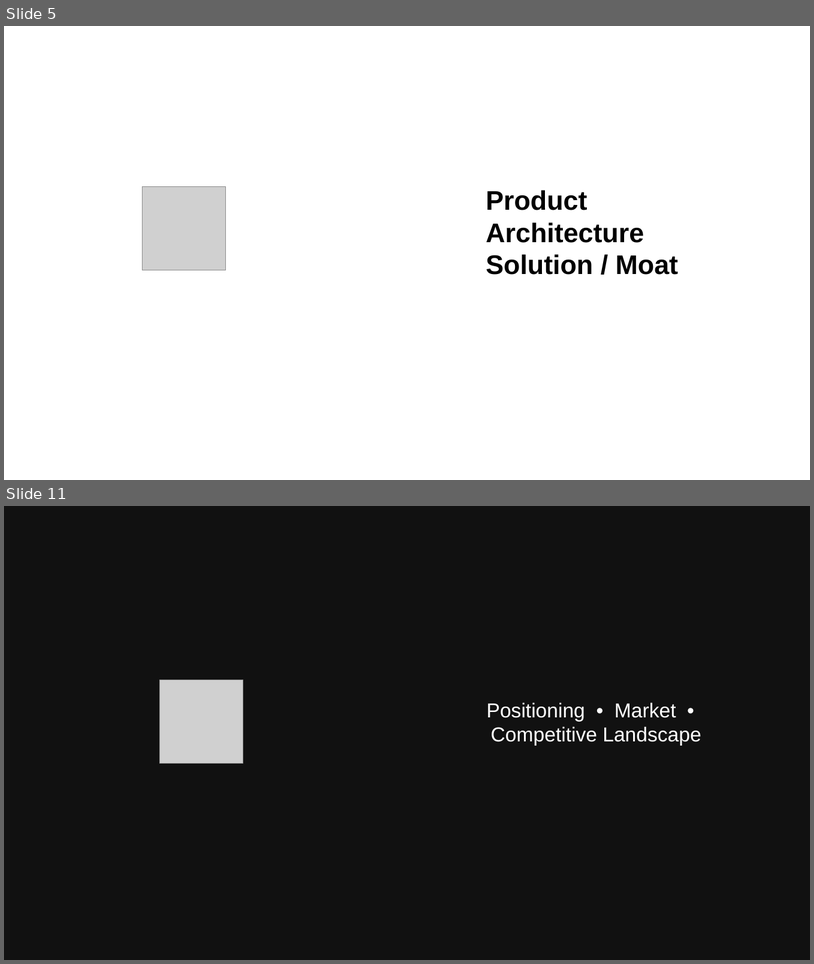
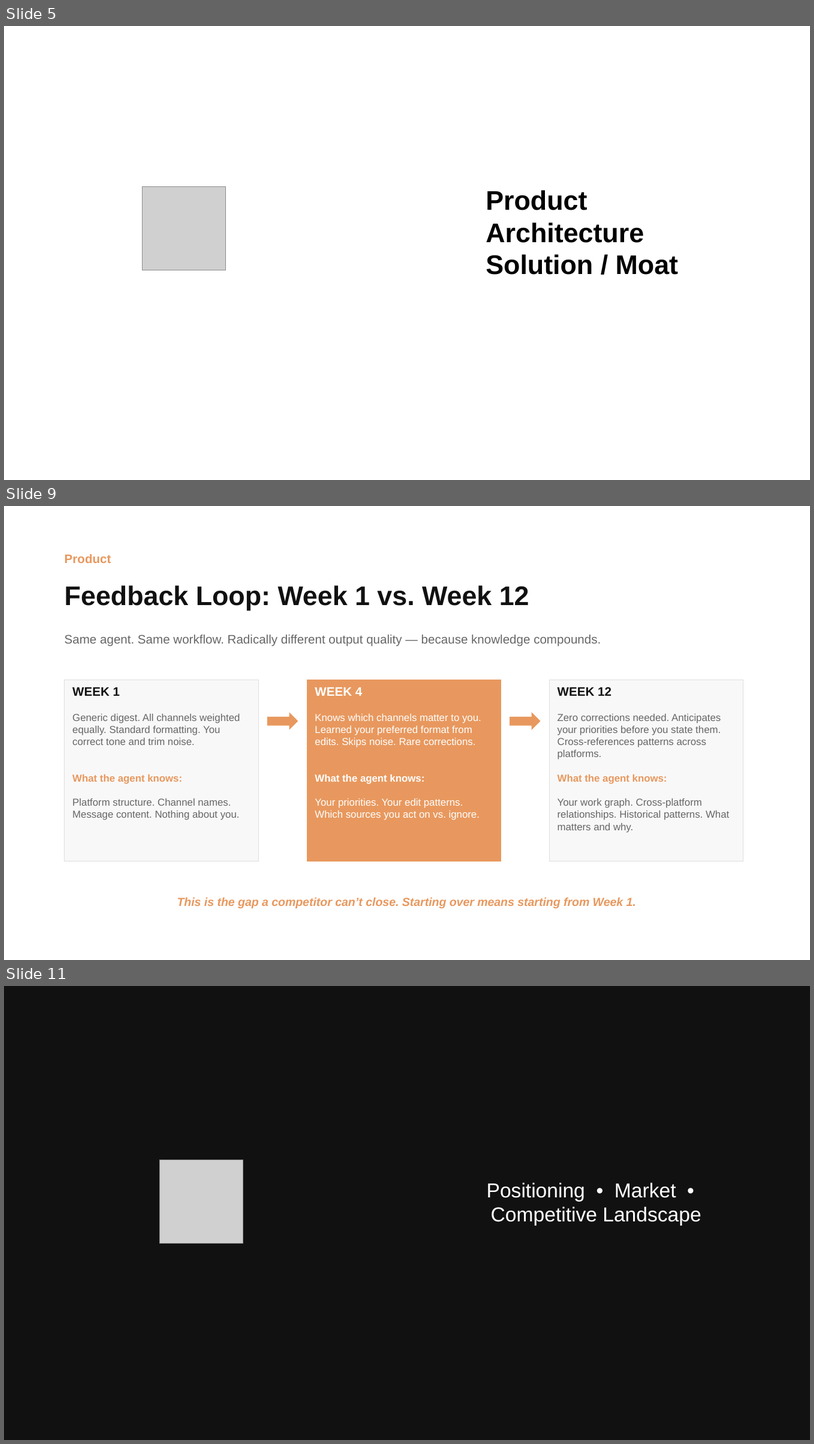
Before and after one commit to Kvkthecreator/yarnnnn, a slide deck: docs/working_docs/investors/IR Deck - yarnnn - March 2026 v2.pptx. Shown one above the other, each under a label of ours: slides 5 and 11 before the commit, slides 5, 9 and 11 after it; the slides between them are not shown. The pictures are 814x964 and 814x1444 pixels, drawn with LibreOffice and Linux fonts; fonts in the diff are those of the drawing; grey boxes stand for pictures. Boxes give left, top, right and bottom in pixels: in the first picture for what was removed or moved away, otherwise in the second. Text is boxed around its words. In the diff, an @@ line names an element or a change of style, - is before the commit and + after.

```diff
--- a/docs/working_docs/investors/IR Deck - yarnnn - March 2026 v2.pptx
+++ b/docs/working_docs/investors/IR Deck - yarnnn - March 2026 v2.pptx
@@ slide 9 added at (4,506,810,960), background #FFFFFF @@
@@ text added at (65,554,111,563), 11 pt, text #E8985E, bold @@
+Product
@@ text added at (65,585,530,610), 24 pt, text #111111, bold @@
+Feedback Loop: Week 1 vs. Week 12
@@ text added at (65,634,601,646), 11 pt, text #666666 @@
+Same agent. Same workflow. Radically different output quality — because knowledge compounds.
@@ rectangle added at (65,680,259,861), fill #F8F8F8, outline #DEDEDE 0.75 pt, 9 pt, text #666666 @@
+WEEK 1
+Generic digest. All channels weighted equally. Standard formatting. You correct tone and trim noise.
+What the agent knows:
+Platform structure. Channel names. Message content. Nothing about you.
@@ rectangle added at (307,680,501,861), fill #E8985E, outline #E8985E 0.75 pt, 9 pt, text #FFFFFF @@
+WEEK 4
+Knows which channels matter to you. Learned your preferred format from edits. Skips noise. Rare corrections.
+What the agent knows:
+Your priorities. Your edit patterns. Which sources you act on vs. ignore.
@@ rectangle added at (549,680,743,861), fill #F8F8F8, outline #DEDEDE 0.75 pt, 9 pt, text #666666 @@
+WEEK 12
+Zero corrections needed. Anticipates your priorities before you state them. Cross-references patterns across platforms.
+What the agent knows:
+Your work graph. Cross-platform relationships. Historical patterns. What matters and why.
@@ right arrow added at (267,712,299,730), fill #E8985E @@
@@ right arrow added at (510,712,540,730), fill #E8985E @@
@@ text added at (177,897,636,908), 10.5 pt, text #E8985E, bold, italic @@
+This is the gap a competitor can’t close. Starting over means starting from Week 1.
```
Also in this commit, not shown: 5 slides changed, 1 slide removed, 3 other files.
